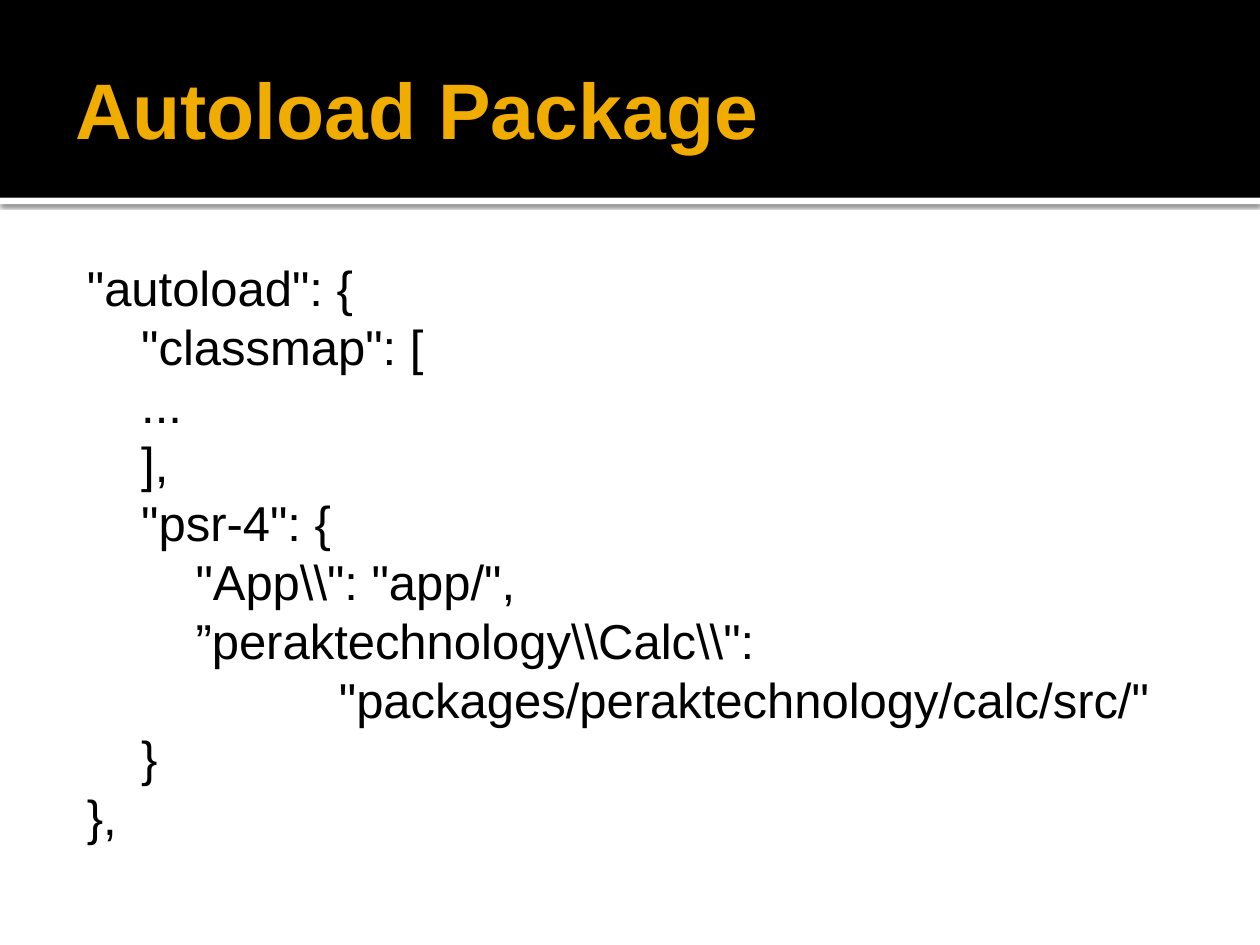
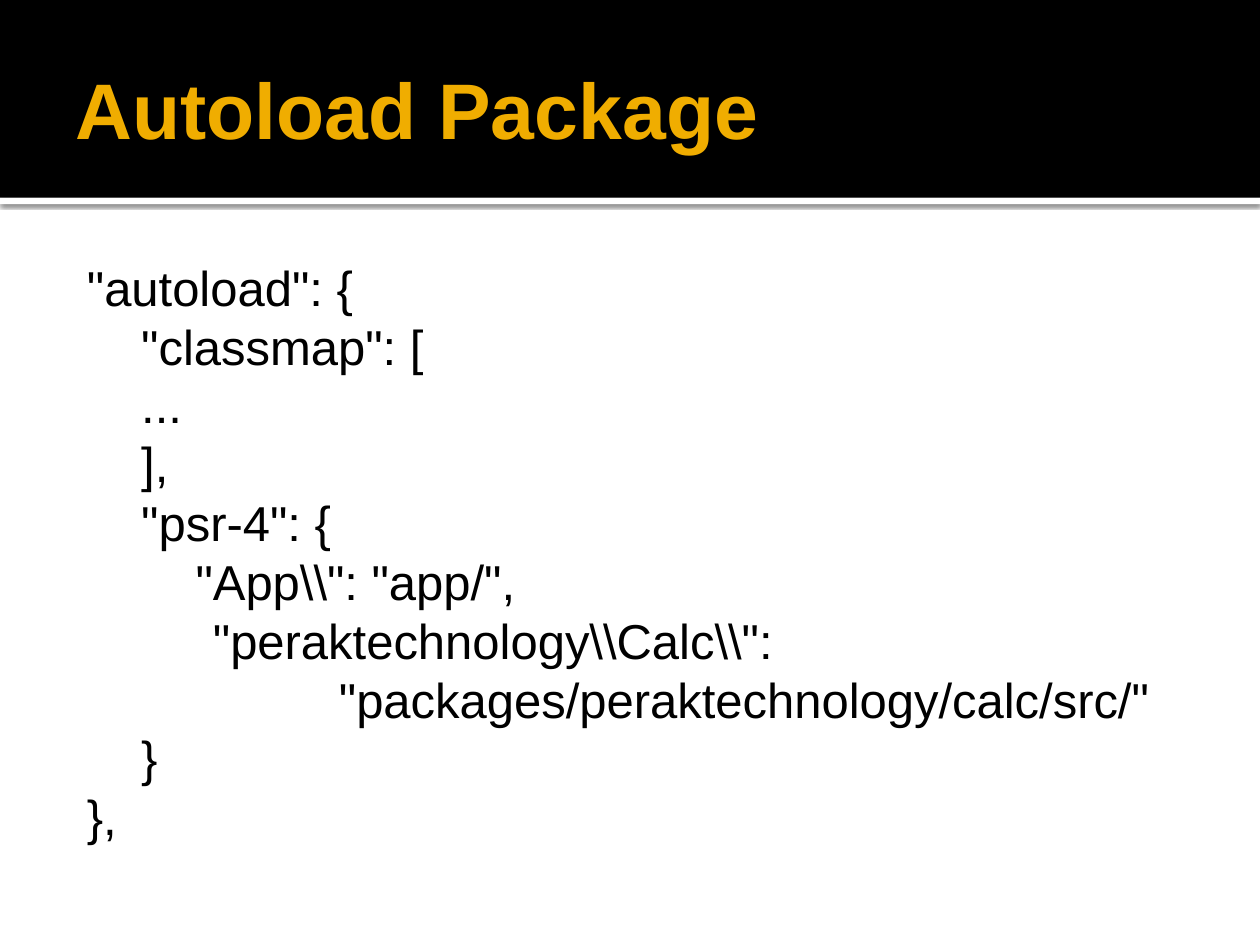
Before and after one commit to peraktechnology/laravel, a slide deck: slide 7 of 11. Package Development/Laravel Package Development.pptx. Drawn at 1260x945 pixels with LibreOffice and Linux fonts; fonts in the diff are those of the drawing; background and template pictures are left out. Boxes give left, top, right and bottom in pixels: in the first picture for what was removed or moved away, otherwise in the second. Text is boxed around its words. In the diff, an @@ line names an element or a change of style, - is before the commit and + after.

Commit message:
Package Development

```diff
--- a/11. Package Development/Laravel Package Development.pptx
+++ b/11. Package Development/Laravel Package Development.pptx
@@ text at <box>213,623,773,669</box>: text changed @@
-”peraktechnology\\Calc\\":
+"peraktechnology\\Calc\\":
```
Also in this commit, not shown: 5 other slides changed.
